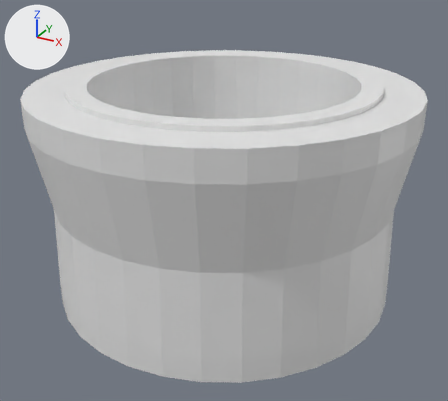
Before and after pictures for a commit that changed the Blender file assets/custom/wip/fire_pit.blend.
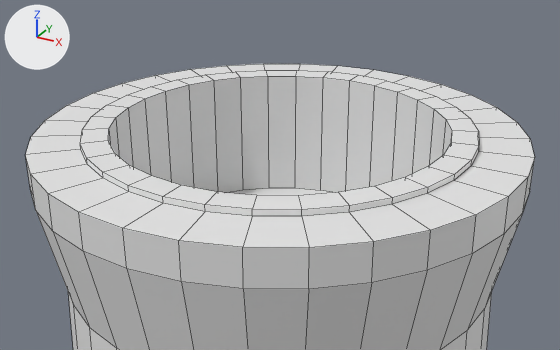
Each version is shown whole from a 50 mm lens placed at (1.399, -2.544, 0.961), pointed at (0.041, -0.074, -0.274), then close up from a 50 mm lens placed at (1.328, -2.415, 1.3), pointed at (0.089, -0.161, 0.173). The axes (+X, +Y, +Z) are drawn at upper left. The lights are the same throughout. The older version's two pictures come first. The close-ups show mesh edges as thin lines.
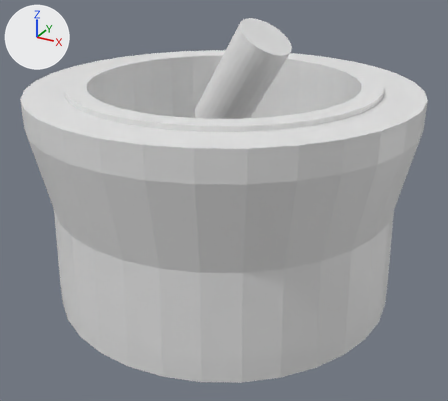
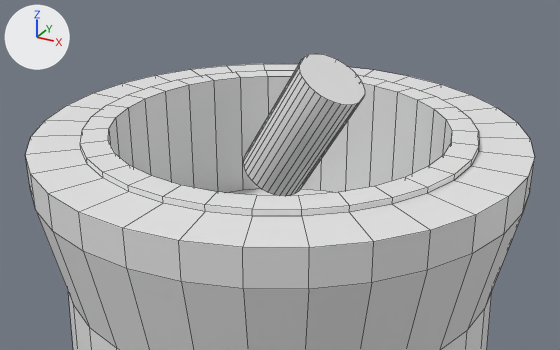
Boxes [x1, y1, x2, y2] around the edits, measured in the close-ups (560 x 350 px):
'Cylinder', reshaped
    before: [26, 64, 535, 350]
    after: [26, 54, 535, 350]
part 1 of me_cylinder, added
    after: [244, 54, 365, 196]

What changed in the scene script:
```text
Change me_cylinder:
    used by ob_cylinder; location = (0.0, 0.0, 0.0); scale = (0.92, 0.92, 0.281)
    remove me_cylinder.from_pydata(...)  # 288 vertices, 258 faces; spans x -1.0..1.0, y -1.0..1.0, z -2.73..1.08
    add me_cylinder.from_pydata(...)  # 352 vertices, 292 faces; spans x -1.0..1.0, y -1.0..1.0, z -2.73..2.15
    me_cylinder part 1: a new loose piece of 64 vertices spanning x -0.12..0.39, y -0.23..0.09, z 0.2..2.15
```
